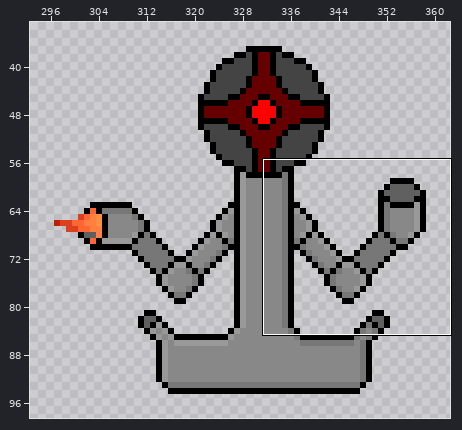
Pixel-art file, stored at images/enemy/sentry/flaming_attack.ase. Above, an overview of the earlier version with the close-up marked.
Close-up. Old version:
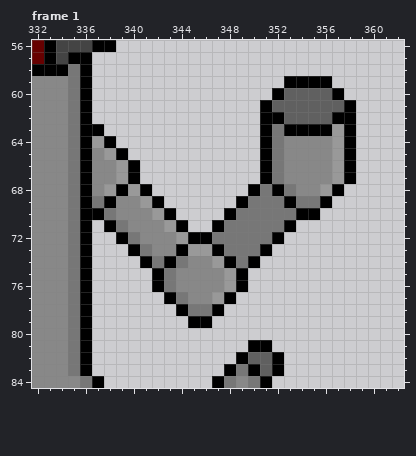
364x128 pixels, 4 frames. Shown: frame 1: x 332..362, y 56..84. The wide view leaves out empty margins. The commit also changed other frames or places, which this record leaves out.
Now the later version:
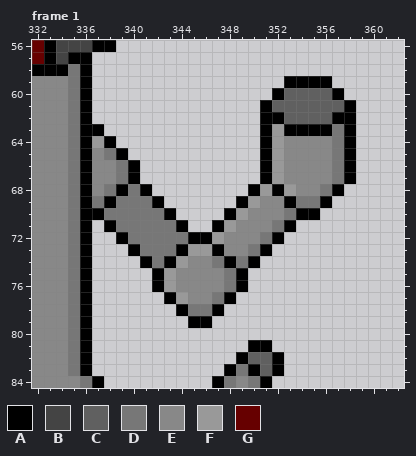
Palette (. is transparent): A #000000  B #444444  C #606060  D #777777  E #888888  F #999999  G #660000
The exact change:
{"where": "frame 1"}
{"frame":1,"y":63,"x":352,"old":"D","new":"F"}
{"frame":1,"y":63,"x":357,"old":"F","new":"D"}
{"frame":1,"y":64,"x":352,"old":"D","new":"F"}
{"frame":1,"y":64,"x":357,"old":"F","new":"D"}
{"frame":1,"y":65,"x":338,"old":"F","new":"D"}
{"frame":1,"y":65,"x":352,"old":"D","new":"F"}
{"frame":1,"y":65,"x":357,"old":"F","new":"D"}
{"frame":1,"y":66,"x":339,"old":"F","new":"D"}
{"frame":1,"y":66,"x":352,"old":"D","new":"F"}
{"frame":1,"y":66,"x":357,"old":"F","new":"D"}
{"frame":1,"y":67,"x":339,"old":"F","new":"D"}
{"frame":1,"y":67,"x":352,"old":"D","new":"F"}
{"frame":1,"y":67,"x":357,"old":"F","new":"D"}
{"frame":1,"y":68,"x":338,"old":"F","new":"D"}
{"frame":1,"y":68,"x":340,"old":"F","new":"D"}
{"frame":1,"y":68,"x":351,"old":"D","new":"F"}
{"frame":1,"y":68,"x":353,"old":"D","new":"F"}
{"frame":1,"y":68,"x":356,"old":"F","new":"D"}
{"frame":1,"y":69,"x":339,"old":"EEF","new":"DDD"}
{"frame":1,"y":69,"x":350,"old":"DDD","new":"FEE"}
{"frame":1,"y":70,"x":339,"old":"EEEF","new":"DDDD"}
{"frame":1,"y":70,"x":349,"old":"DDDD","new":"FEEE"}
{"frame":1,"y":71,"x":340,"old":"EEEF","new":"DDDD"}
{"frame":1,"y":71,"x":348,"old":"DDDD","new":"FEEE"}
{"frame":1,"y":72,"x":341,"old":"EEEF","new":"DDDD"}
{"frame":1,"y":72,"x":347,"old":"DDDD","new":"FEEE"}
{"frame":1,"y":73,"x":342,"old":"EE","new":"DD"}
{"frame":1,"y":73,"x":348,"old":"DD","new":"EE"}
{"frame":1,"y":74,"x":344,"old":"D","new":"F"}
{"frame":1,"y":74,"x":347,"old":"F","new":"D"}
{"frame":1,"y":75,"x":343,"old":"D","new":"F"}
{"frame":1,"y":75,"x":348,"old":"F","new":"D"}
{"frame":1,"y":76,"x":343,"old":"D","new":"F"}
{"frame":1,"y":76,"x":348,"old":"F","new":"D"}
{"frame":1,"y":77,"x":344,"old":"D","new":"F"}
{"frame":1,"y":77,"x":347,"old":"F","new":"D"}
{"label":"changed","picture_box":[104,124,344,304]}
